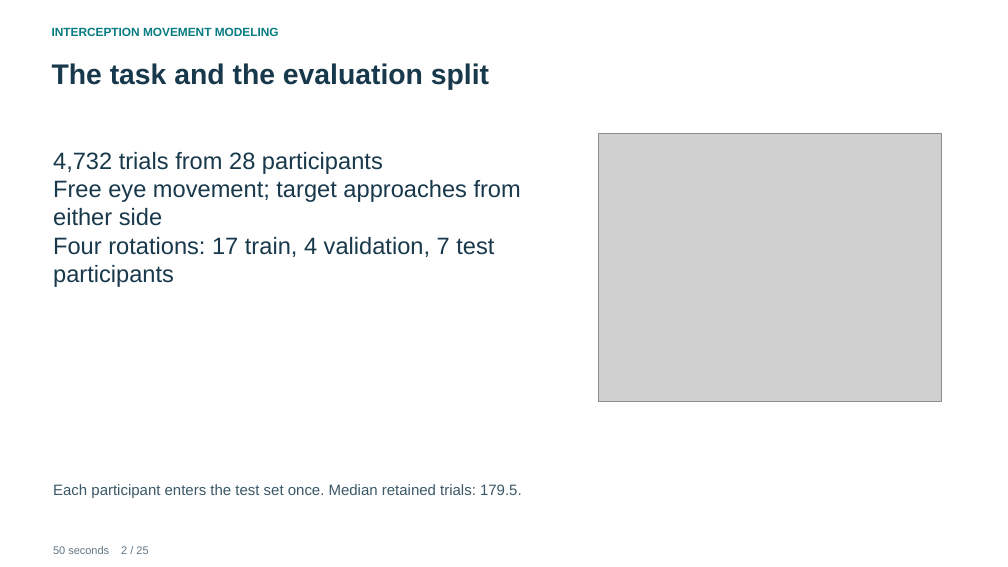
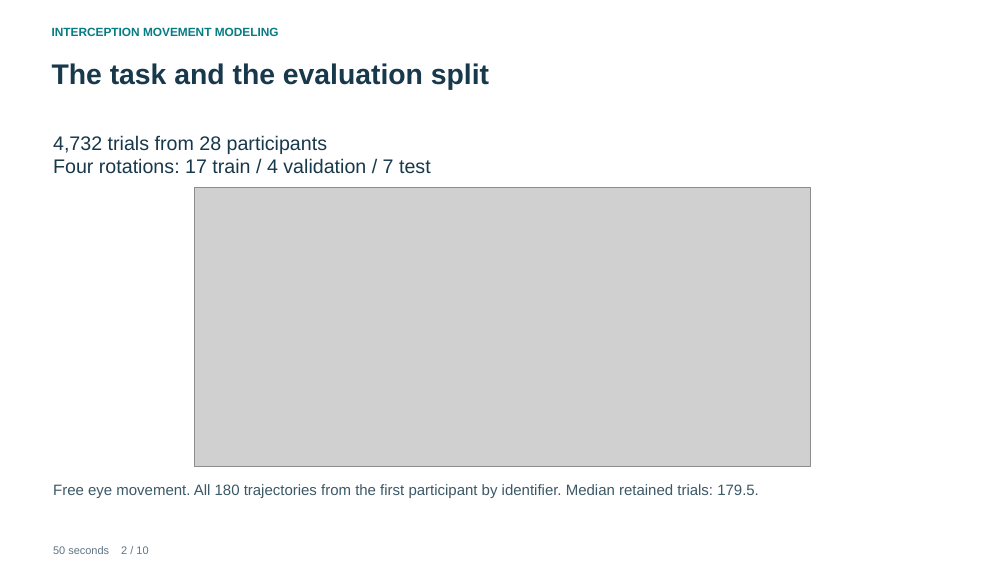
Before and after one commit to pazflashner/interception-movements-dl, a slide deck: slide 2 of production/Interception_Movements_Course_Presentation.pptx. Drawn at 1008x567 pixels with LibreOffice and Linux fonts; fonts in the diff are those of the drawing; grey boxes stand for pictures. Boxes give left, top, right and bottom in pixels: in the first picture for what was removed or moved away, otherwise in the second. Text is boxed around its words. In the diff, an @@ line names an element or a change of style, - is before the commit and + after.

Commit message:
Add visual course report and training-only feature redundancy sensitivity

```diff
--- a/production/Interception_Movements_Course_Presentation.pptx
+++ b/production/Interception_Movements_Course_Presentation.pptx
@@ text "4,732 trials from 28 participants": place and size @@
-text "4,732 trials from 28 participants" at (53, 152, 521, 287)
+text "4,732 trials from 28 participants" at (53, 135, 431, 174)
@@ text at (53, 135, 327, 154): size 22.5 to 18.8 pt in "4,732 trials from 28 participants" @@
@@ text at (53, 158, 431, 174): text changed; size 22.5 to 18.8 pt @@
-Free eye movement; target approaches from either side
-Four rotations: 17 train, 4 validation, 7 test participants
+Four rotations: 17 train / 4 validation / 7 test
@@ picture: place and size @@
-picture at (599, 134, 941, 402)
+picture at (194, 188, 811, 467)
@@ text at (53, 484, 759, 498): text changed @@
-Each participant enters the test set once. Median retained trials: 179.5.
+Free eye movement. All 180 trajectories from the first participant by identifier. Median retained trials: 179.5.
@@ text at (53, 546, 148, 554): text changed @@
-50 seconds 2 / 25
+50 seconds 2 / 10
```
Also in this commit, not shown: 7 other slides changed, 2 slides added, 17 slides removed, 47 other files.
